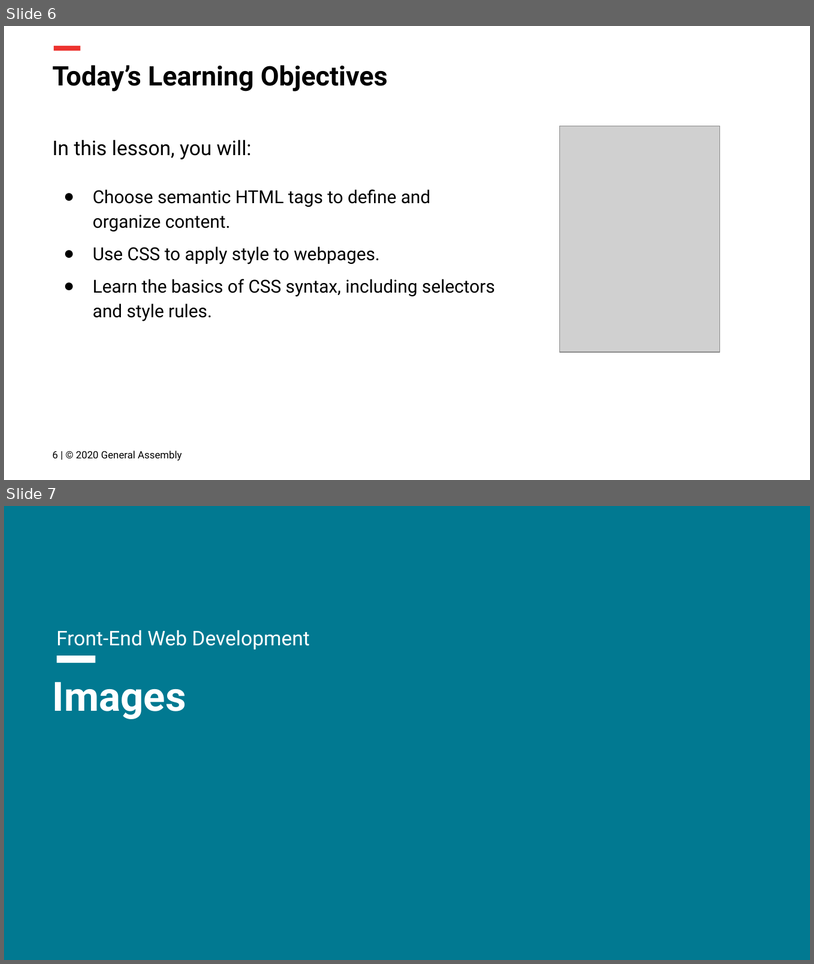
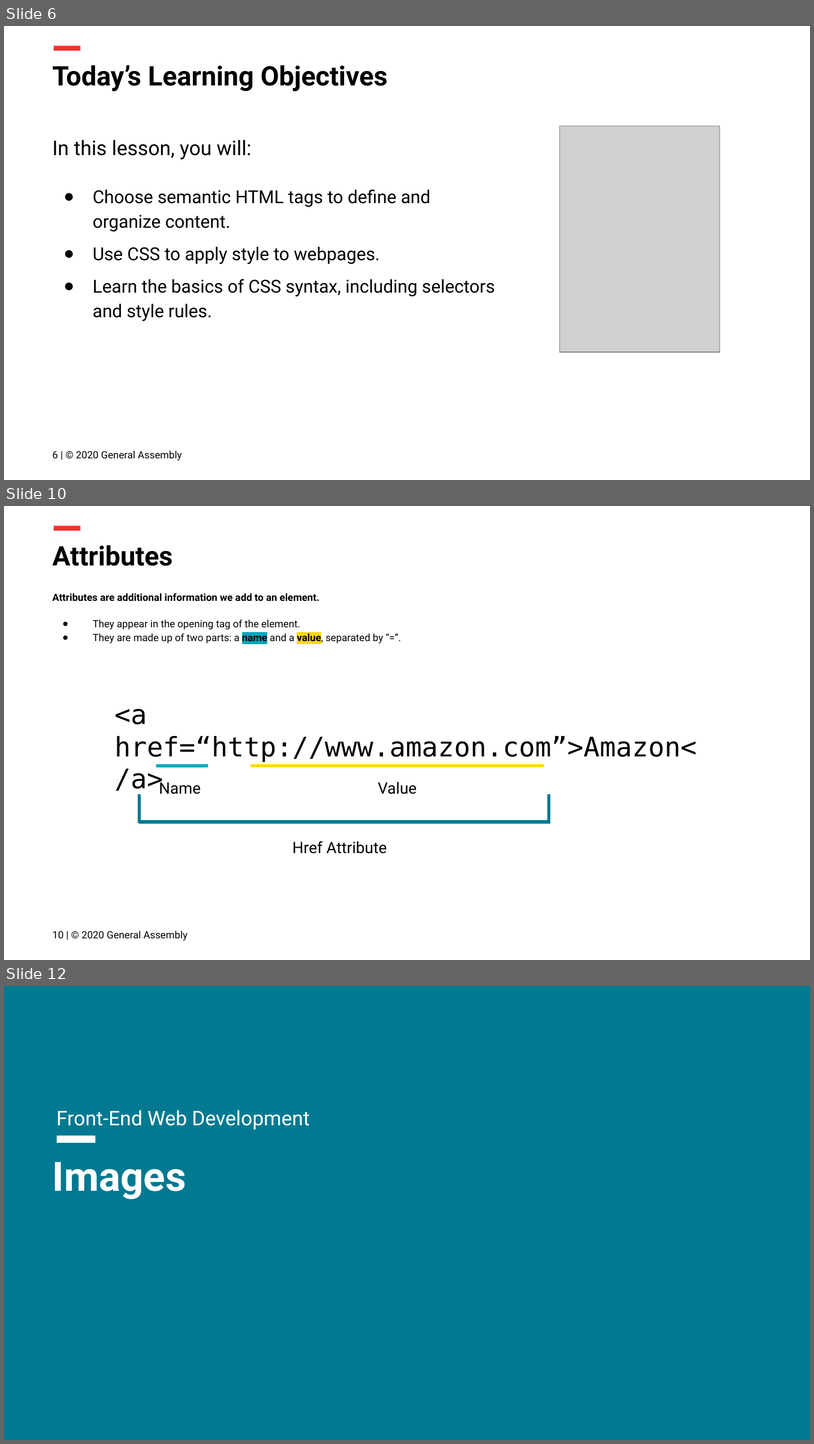
Before and after one commit to FEWD2022/Curriculum011822, a slide deck: Lesson Decks/02 CSS Basics - FEWD 3.2.pptx. Shown one above the other, each under a label of ours: slides 6 and 7 before the commit, slides 6, 10 and 12 after it; the slides between them are not shown. The pictures are 814x964 and 814x1444 pixels, drawn with LibreOffice and Linux fonts; fonts in the diff are those of the drawing; grey boxes stand for pictures; background and template pictures are left out. Boxes give left, top, right and bottom in pixels: in the first picture for what was removed or moved away, otherwise in the second. Text is boxed around its words. In the diff, an @@ line names an element or a change of style, - is before the commit and + after.

```diff
--- a/Lesson Decks/02 CSS Basics - FEWD 3.2.pptx
+++ b/Lesson Decks/02 CSS Basics - FEWD 3.2.pptx
@@ slide 10 added at [4, 506, 810, 960], background #FFFFFF; not listed: 1 template element that a slide beside it also shows @@
@@ title added at [53, 545, 173, 566], 24 pt, text #000000, bold @@
+Attributes
@@ text added at [53, 593, 383, 644], 9 pt, text #000000 @@
+Attributes are additional information we add to an element.
+● They appear in the opening tag of the element.
+● They are made up of two parts: a name and a value, separated by “=”.
@@ text added at [114, 709, 697, 793], 24 pt, text #000000 @@
+<a href=“http://www.amazon.com”>Amazon</a>
@@ line added from (156, 766) to (208, 766), #00A7BD 3 pt @@
@@ line added from (251, 766) to (544, 766), #FFDB00 3 pt @@
@@ text added at [159, 779, 201, 794], 14 pt, text #000000 @@
+Name
@@ text added at [378, 781, 417, 794], 14 pt, text #000000 @@
+Value
@@ line added from (140, 823) to (140, 794), #017991 3 pt @@
@@ line added from (549, 822) to (549, 794), #017991 3 pt @@
@@ line added from (138, 822) to (551, 822), #017991 3 pt @@
@@ text added at [293, 841, 387, 853], 14 pt, text #000000 @@
+Href Attribute
@@ text added at [53, 930, 188, 940], 9 pt, text #000000 @@
+10 | © 2020 General Assembly
@@ what was slide 7 is now slide 12 @@
```
Also in this commit, not shown: 1 slide changed, 4 other slides added, 1 slide removed, 8 other files.
